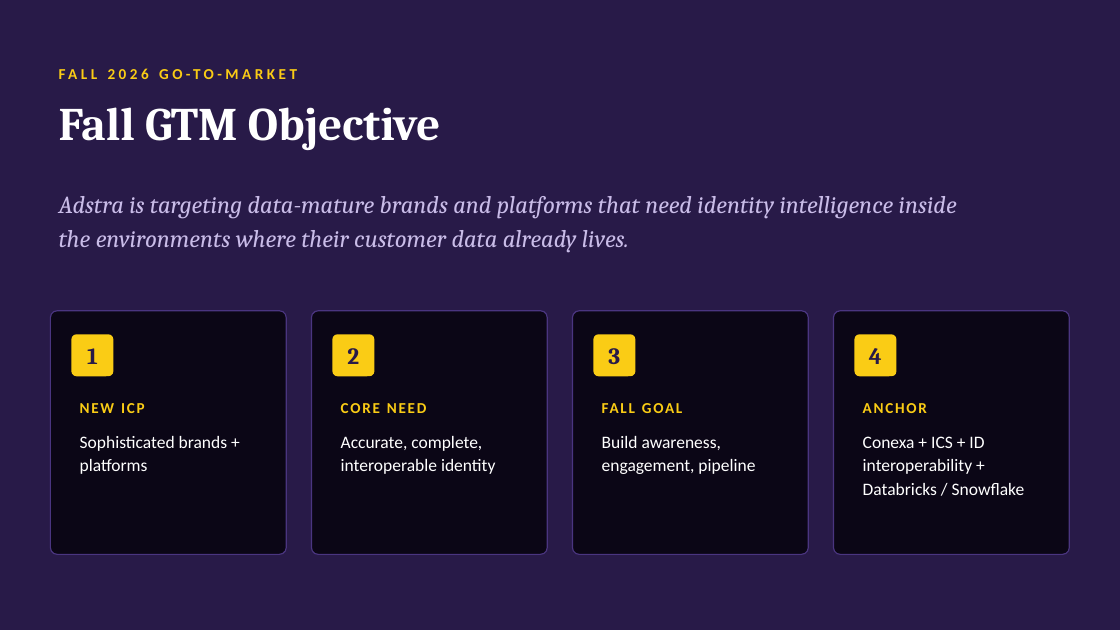
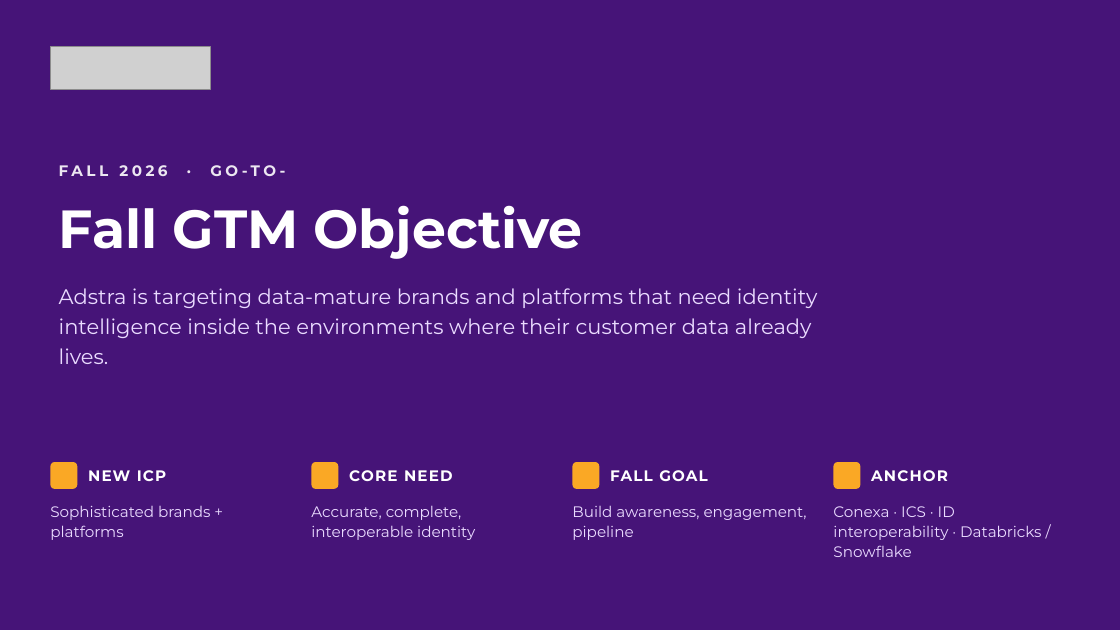
Before and after one commit to michelle21-design/powerpoint, a slide deck: slide 1 of Adstra_Fall_GTM.pptx. Drawn at 1120x630 pixels with LibreOffice and Linux fonts; fonts in the diff are those of the drawing; grey boxes stand for pictures; background and template pictures are left out. Boxes give left, top, right and bottom in pixels: in the first picture for what was removed or moved away, otherwise in the second. Text is boxed around its words. In the diff, an @@ line names an element or a change of style, - is before the commit and + after.

```diff
--- a/Adstra_Fall_GTM.pptx
+++ b/Adstra_Fall_GTM.pptx
@@ background #281A48 to picture (left out) @@
@@ picture added at [50,46,210,89] @@
@@ text at [59,165,374,176]: text changed; font Calibri to Montserrat; text colour #FACC15 to #FFFFFF at 90% opacity @@
-FALL 2026 GO-TO-MARKET
+FALL 2026 · GO-TO-MARKET
@@ text "Fall GTM Objective": place and size @@
-text "Fall GTM Objective" at [59,107,440,150]
+text "Fall GTM Objective" at [59,205,583,259]
@@ text "Fall GTM Objective" at [59,205,583,259]: size 40 to 46 pt, font Cambria to Montserrat @@
@@ text "Adstra is targeting data-mature brands ...": place and size @@
-text "Adstra is targeting data-mature brands ..." at [59,196,957,253]
+text "Adstra is targeting data-mature brands ..." at [59,288,818,364]
@@ text "Adstra is targeting data-mature brands ..." at [59,288,818,364]: size 21 to 18 pt, font Cambria to Montserrat, text colour #C9BCE8 to #EADBFF, italic off; line spacing 1.15 to 1.2 @@
@@ rounded rectangle removed at [50,311,287,555] @@
@@ rounded rectangle removed at [573,311,809,555] @@
@@ rounded rectangle removed at [833,311,1070,555] @@
@@ rounded rectangle removed at [71,334,113,376] @@
@@ text removed at [87,348,98,364] @@
-1
@@ rounded rectangle removed at [333,334,375,376] @@
@@ text removed at [347,348,359,364] @@
-2
@@ text removed at [608,348,620,364] @@
-3
@@ rounded rectangle removed at [854,334,897,376] @@
@@ text removed at [869,348,882,364] @@
-4
@@ rounded rectangle added at [50,462,77,489], fill #FAA825 @@
@@ text "NEW ICP": place and size @@
-text "NEW ICP" at [80,403,145,413]
+text "NEW ICP" at [88,470,166,481]
@@ rounded rectangle: place and size @@
-rounded rectangle at [312,311,548,555]
+rounded rectangle at [312,462,339,489]
@@ rounded rectangle at [312,462,339,489]: fill #0B0616 to #FAA825; outline #4A3580 1 pt to none; proportions changed @@
@@ font Calibri to Montserrat, text colour #FACC15 to #FFFFFF, letter spacing 1.5 to 1 pt in 4 elements at [88,470,166,481], [610,470,707,481], [871,470,948,481], [349,470,453,481] @@
@@ text "CORE NEED": place and size @@
-text "CORE NEED" at [341,403,427,413]
+text "CORE NEED" at [349,470,453,481]
@@ rounded rectangle added at [573,462,600,489], fill #FAA825 @@
@@ text "FALL GOAL": place and size @@
-text "FALL GOAL" at [594,391,788,424]
+text "FALL GOAL" at [610,470,707,481]
@@ rounded rectangle: place and size @@
-rounded rectangle at [594,334,636,376]
+rounded rectangle at [833,462,860,489]
@@ rounded rectangle at [833,462,860,489]: fill #FACC15 to #FAA825; proportions changed @@
@@ text "ANCHOR": place and size @@
-text "ANCHOR" at [863,403,927,413]
+text "ANCHOR" at [871,470,948,481]
@@ text "Sophisticated brands + platforms": place and size @@
-text "Sophisticated brands + platforms" at [80,436,228,474]
+text "Sophisticated brands + platforms" at [50,505,210,540]
@@ text "Accurate, complete, interoperable identity": place and size @@
-text "Accurate, complete, interoperable identity" at [341,436,495,474]
+text "Accurate, complete, interoperable identity" at [311,506,475,540]
@@ size 15 to 13 pt, font Calibri to Montserrat, text colour #FFFFFF to #EADBFF in 3 elements at [50,505,210,540], [311,506,475,540], [572,505,807,540] @@
@@ text "Build awareness, engagement, pipeline": place and size @@
-text "Build awareness, engagement, pipeline" at [602,436,755,474]
+text "Build awareness, engagement, pipeline" at [572,505,807,540]
@@ text at [833,506,1041,557]: text changed; size 15 to 13 pt; font Calibri to Montserrat; text colour #FFFFFF to #EADBFF @@
-Conexa + ICS + ID interoperability + Databricks / Snowflake
+Conexa · ICS · ID interoperability · Databricks / Snowflake
```
Also in this commit, not shown: 5 other slides changed, 6 other files.
